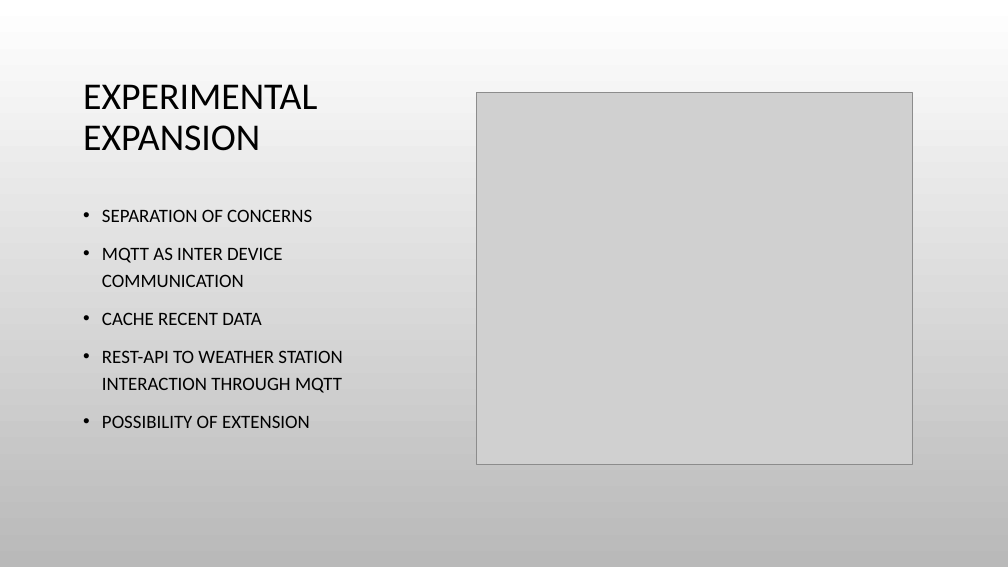
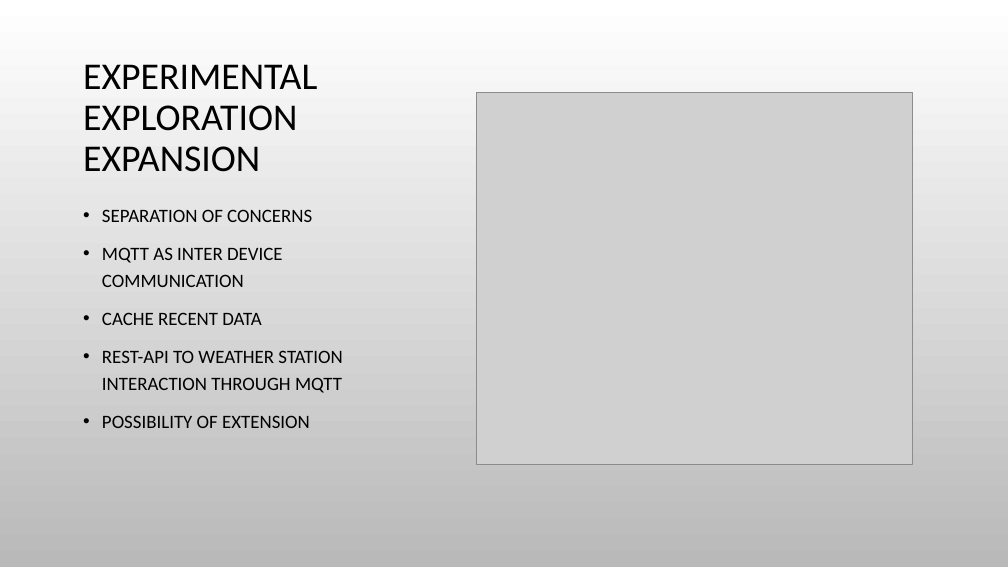
Before and after one commit to kakke14/IOTT-project, a slide deck: slide 3 of IoT Weather station.pptx. Drawn at 1008x567 pixels with LibreOffice and Linux fonts; fonts in the diff are those of the drawing; grey boxes stand for pictures; background and template pictures are left out. Boxes give left, top, right and bottom in pixels: in the first picture for what was removed or moved away, otherwise in the second. Text is boxed around its words. In the diff, an @@ line names an element or a change of style, - is before the commit and + after.

Commit message:
updates done

```diff
--- a/IoT Weather station.pptx
+++ b/IoT Weather station.pptx
@@ title at (83,64,317,172): text changed @@
-EXPERIMENTAL EXPANSION
+EXPERIMENTAL EXPLORATION EXPANSION
```
